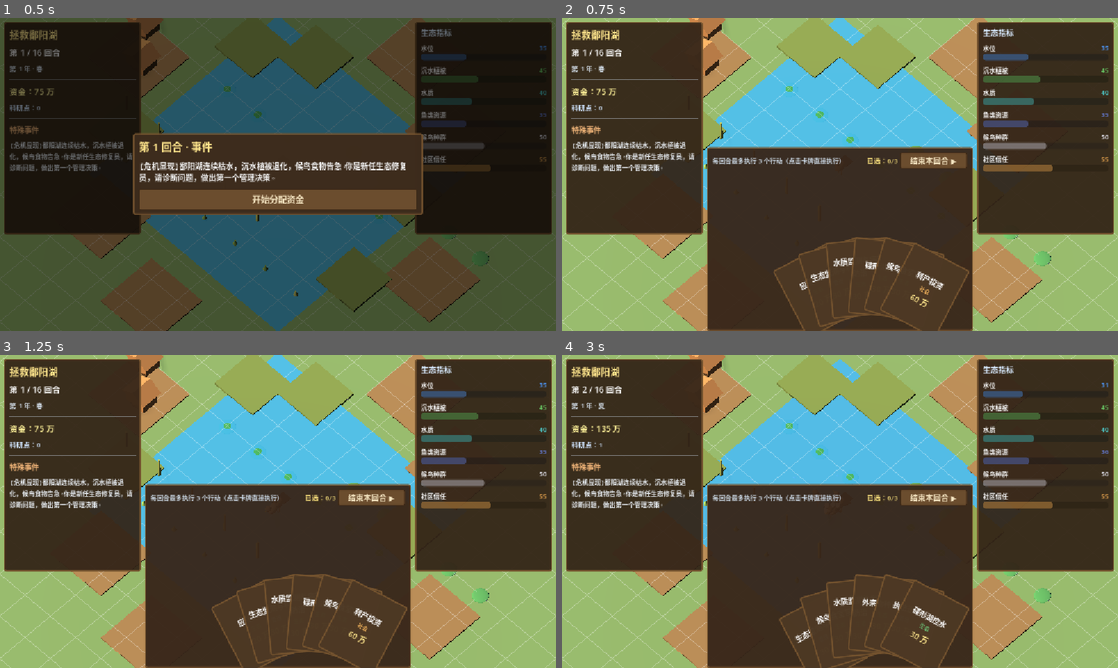
Above: before the commit, frames 1-4 (two rows, left to right).
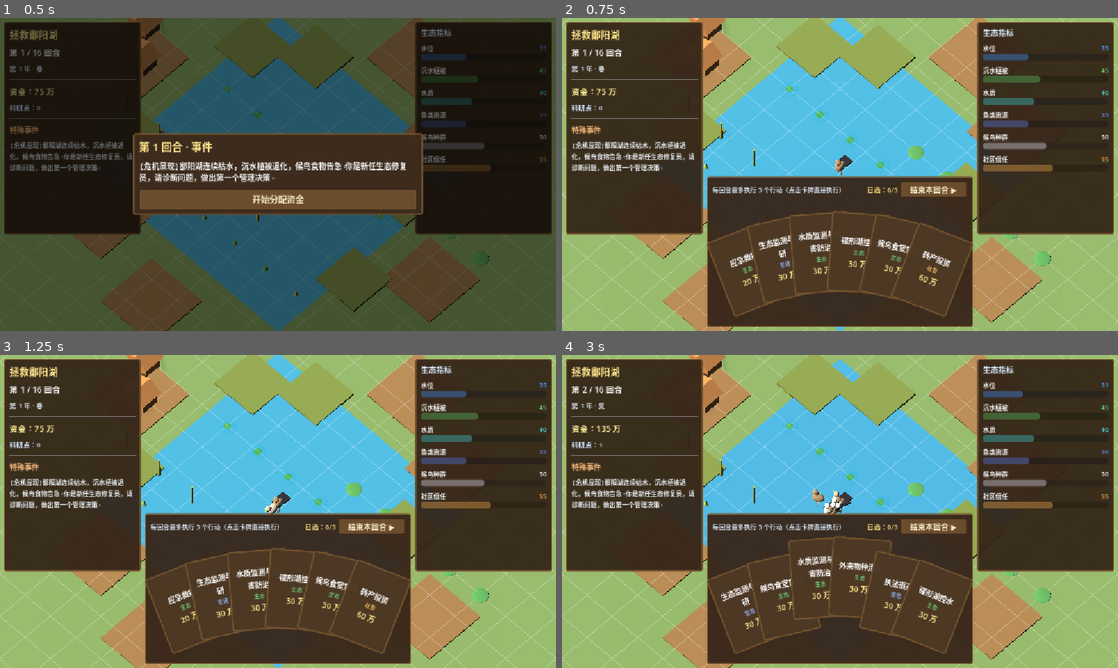
Above: after the commit, the same moments.

Repository: JoKanshin/poyanghu
Game: Godot game, scene res://scenes/main.tscn
The game is run twice, just before and just after one commit, with the same random seed, the same clock (stepped at 60 frames per second) and the same inputs.
Inputs:
- Up to frame 1 (0.5 s): no input
- Up to frame 2 (0.75 s): click "开始分配资金" at 0.5 s
- Up to frame 3 (1.25 s): no input
- Up to frame 4 (3 s): click "结束本回合 ▶" at 1.25 s; click "继续" at 2 s; click "收下（继续）" at 2.75 s

Frame 1 is identical in both runs. In frame 2, 9.6% of the frame differs, in the area x 25-75%, y 41-100%; in frame 3, 9.6%; in frame 4, 9.8%.

Commit message:
fix: 手牌扇形布局重写为自校正算法
- 用三遍算法：先算旋转后真实包围盒，再整体平移居中+底部锚定
- 彻底解决偏左/偏下/被裁问题，不再依赖手算常数
- position改为pivot-offset，修正左上角锚点偏移bug
- 加大牌间距(step66)，牌名清晰可见

Diff:
--- a/scripts/main.gd
+++ b/scripts/main.gd
@@ -670,7 +670,7 @@
 	hand_panel.anchor_bottom = 1.0
 	hand_panel.offset_left = 300
 	hand_panel.offset_right = -300
-	hand_panel.offset_top = -380
+	hand_panel.offset_top = -320
 	hand_panel.offset_bottom = -8
 	_panel_style(hand_panel, Color(0.22, 0.15, 0.10, 0.96))
 	hand_panel.visible = false
@@ -694,7 +694,7 @@
 	# 牌区（扇形手牌，手动定位）
 	card_box = Control.new()
 	card_box.size_flags_vertical = Control.SIZE_EXPAND_FILL
-	card_box.custom_minimum_size = Vector2(0, 320)
+	card_box.custom_minimum_size = Vector2(0, 238)
 	card_box.mouse_filter = Control.MOUSE_FILTER_PASS
 	card_box.resized.connect(_on_card_box_resized)
 	hv.add_child(card_box)
@@ -816,29 +816,57 @@
 	var n := card_infos.size()
 	if n == 0:
 		return
-	var card_w := 130.0
-	var card_h := 158.0
-	# 圆心：以 card_box 实际尺寸为准，水平居中，垂直在底部下方
+	var card_w := 122.0
+	var card_h := 165.0
 	var area_size := card_box.size
-	if area_size.x < 10.0 or area_size.y < 10.0:
-		area_size = Vector2(552.0, 260.0)  # 兜底
-	var center := Vector2(area_size.x / 2.0, area_size.y - 20.0)
-	var radius := 135.0
-	var total_span := deg_to_rad(55.0)
+	if area_size.x < 10.0:
+		area_size.x = 528.0
+
+	var step_dist := 66.0                      # 相邻牌在弧上的间距（越小重叠越多）
+	var delta_theta := deg_to_rad(8.5)
+	var radius: float = step_dist / delta_theta
+	var total_span := delta_theta * float(n - 1)
+
+	# 第一遍：以「圆心在原点」计算每张牌的角度与轴心点
+	var pivots: Array = []
+	var thetas: Array = []
 	for i in n:
-		var info: Dictionary = card_infos[i]
-		var panel: PanelContainer = info["panel"]
+		var theta := -total_span / 2.0 + delta_theta * float(i)
+		pivots.append(Vector2(sin(theta), -cos(theta)) * radius)
+		thetas.append(theta)
+		var panel: PanelContainer = card_infos[i]["panel"]
 		panel.size = Vector2(card_w, card_h)
 		panel.custom_minimum_size = Vector2(card_w, card_h)
 		panel.pivot_offset = Vector2(card_w / 2.0, card_h)
-		var theta := -total_span / 2.0 + total_span * (float(i) / (n - 1)) if n > 1 else 0.0
-		var radial := Vector2(cos(theta - PI / 2.0), sin(theta - PI / 2.0))
-		var bottom_pos := center + radial * radius
-		panel.position = bottom_pos
 		panel.rotation = theta
-		info["base_pos"] = panel.position
-		info["theta"] = theta
-		info["radial"] = radial
+
+	# 第二遍：算出旋转后整体的真实包围盒（不依赖手算常数）
+	var corners := [
+		Vector2(-card_w / 2.0, -card_h), Vector2(card_w / 2.0, -card_h),
+		Vector2(card_w / 2.0, 0.0), Vector2(-card_w / 2.0, 0.0),
+	]
+	var min_x := INF
+	var max_x := -INF
+	var min_y := INF
+	var max_y := -INF
+	for i in n:
+		for c in corners:
+			var p: Vector2 = pivots[i] + c.rotated(thetas[i])
+			min_x = minf(min_x, p.x)
+			max_x = maxf(max_x, p.x)
+			min_y = minf(min_y, p.y)
+			max_y = maxf(max_y, p.y)
+
+	# 第三遍：整体平移 —— 水平居中于容器，底部贴边（留下上方空间供悬停弹起）
+	var bottom_margin := 10.0
+	var dx: float = area_size.x / 2.0 - (min_x + max_x) / 2.0
+	var dy: float = (area_size.y - bottom_margin) - max_y
+	for i in n:
+		var panel: PanelContainer = card_infos[i]["panel"]
+		panel.position = pivots[i] + Vector2(dx, dy) - panel.pivot_offset
+		card_infos[i]["base_pos"] = panel.position
+		card_infos[i]["theta"] = thetas[i]
+		card_infos[i]["radial"] = Vector2(sin(thetas[i]), -cos(thetas[i]))
 	_fan_layout_size = area_size
 
 
@@ -850,8 +878,8 @@
 
 func _make_card(card: Dictionary) -> PanelContainer:
 	var panel := PanelContainer.new()
-	panel.custom_minimum_size = Vector2(130, 158)
-	panel.size = Vector2(130, 158)
+	panel.custom_minimum_size = Vector2(122, 165)
+	panel.size = Vector2(122, 165)
 	panel.size_flags_vertical = Control.SIZE_SHRINK_BEGIN
 	_panel_style(panel, Color(0.30, 0.22, 0.14, 0.98))
 	panel.tooltip_text = "%s\n\n%s" % [card["desc"], _effect_text(card)]
@@ -951,15 +979,18 @@
 func _point_in_card(panel: PanelContainer, mouse_global: Vector2, box_tf: Transform2D) -> bool:
 	# 鼠标 → card_box 局部坐标
 	var local: Vector2 = box_tf.affine_inverse() * mouse_global
-	# 相对卡牌左上角（position 是 pivot 位置）
-	var offset: Vector2 = local - (panel.position - panel.pivot_offset)
-	# 逆旋转
+	# 相对牌底中心(pivot)的向量
+	var offset: Vector2 = local - (panel.position + panel.pivot_offset)
+	# 逆旋转到卡牌自身坐标系
 	var ang := -panel.rotation
 	var rotated := Vector2(
 		offset.x * cos(ang) - offset.y * sin(ang),
 		offset.x * sin(ang) + offset.y * cos(ang)
 	)
-	return rotated.x >= 0.0 and rotated.x <= panel.size.x and rotated.y >= 0.0 and rotated.y <= panel.size.y
+	var hx: float = panel.pivot_offset.x
+	var hy: float = panel.pivot_offset.y
+	return rotated.x >= -hx and rotated.x <= panel.size.x - hx \
+		and rotated.y >= -hy and rotated.y <= panel.size.y - hy
 
 
 ## 金色闪光框（选中标记，呼吸发光）
